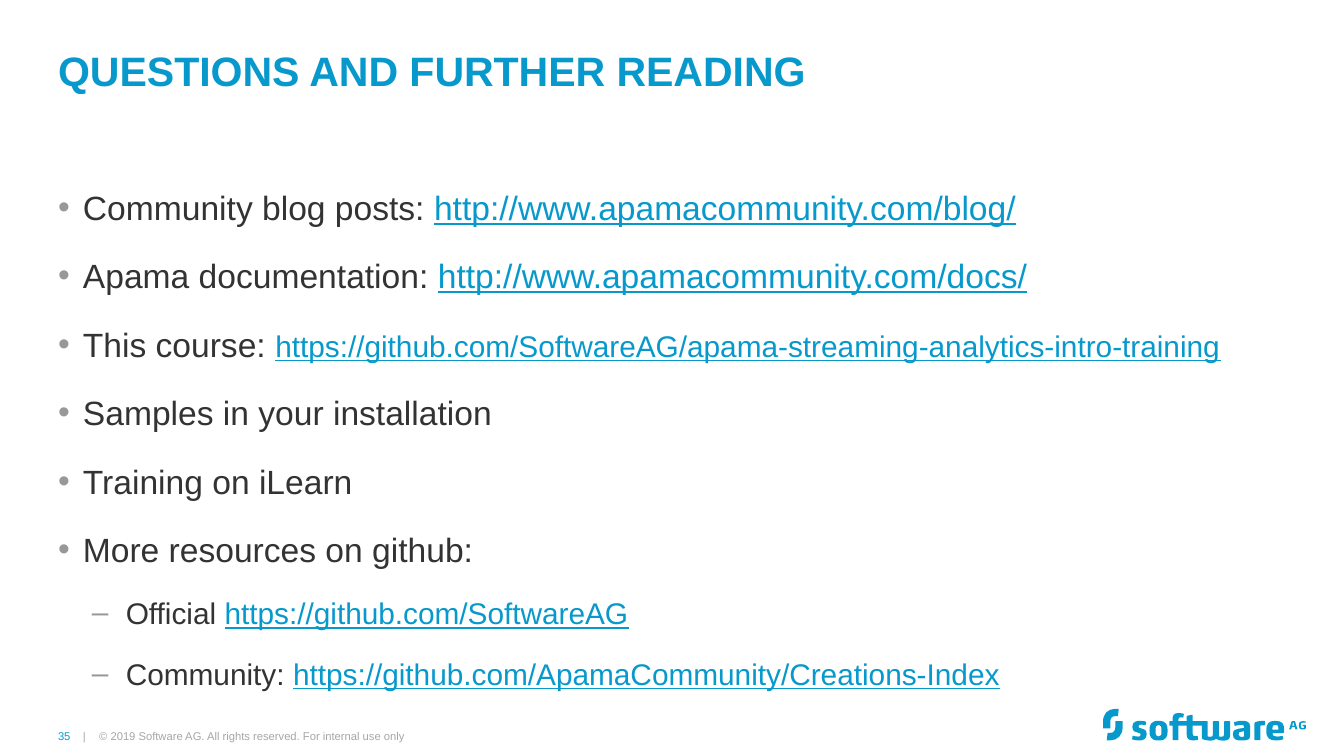
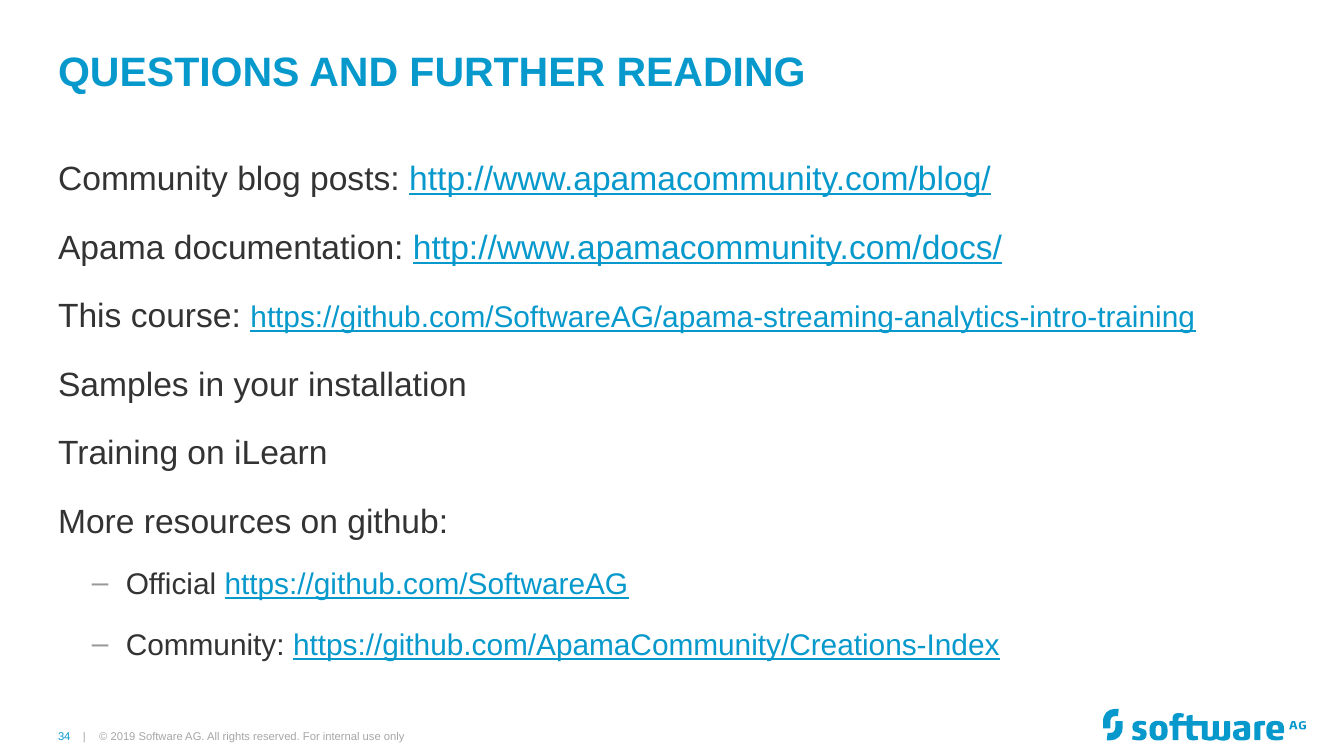
Before and after one commit to Cumulocity-IoT/apama-streaming-analytics-intro-training, a slide deck: slide 34 of Apama GAP Training.pptx (slide 35 before the commit). Drawn at 1344x756 pixels with LibreOffice and Linux fonts; fonts in the diff are those of the drawing; background and template pictures are left out. Boxes give left, top, right and bottom in pixels: in the first picture for what was removed or moved away, otherwise in the second. Text is boxed around its words. In the diff, an @@ line names an element or a change of style, - is before the commit and + after.

Commit message:
updates from GAP course presentation skills

```diff
--- a/Apama GAP Training.pptx
+++ b/Apama GAP Training.pptx
@@ text "Community blog posts: http://www.apamacommunity.com/blog/": place and size @@
-text "Community blog posts: http://www.apamacommunity.com/blog/" at [83,195,1219,690]
+text "Community blog posts: http://www.apamacommunity.com/blog/" at [58,165,1194,661]
@@ text at [58,165,1194,539]: bullet • to none @@
@@ page number at [58,732,70,740]: text changed @@
-35 |
+34 |
```
Also in this commit, not shown: 21 other slides changed, 1 slide added, 2 slides removed.
